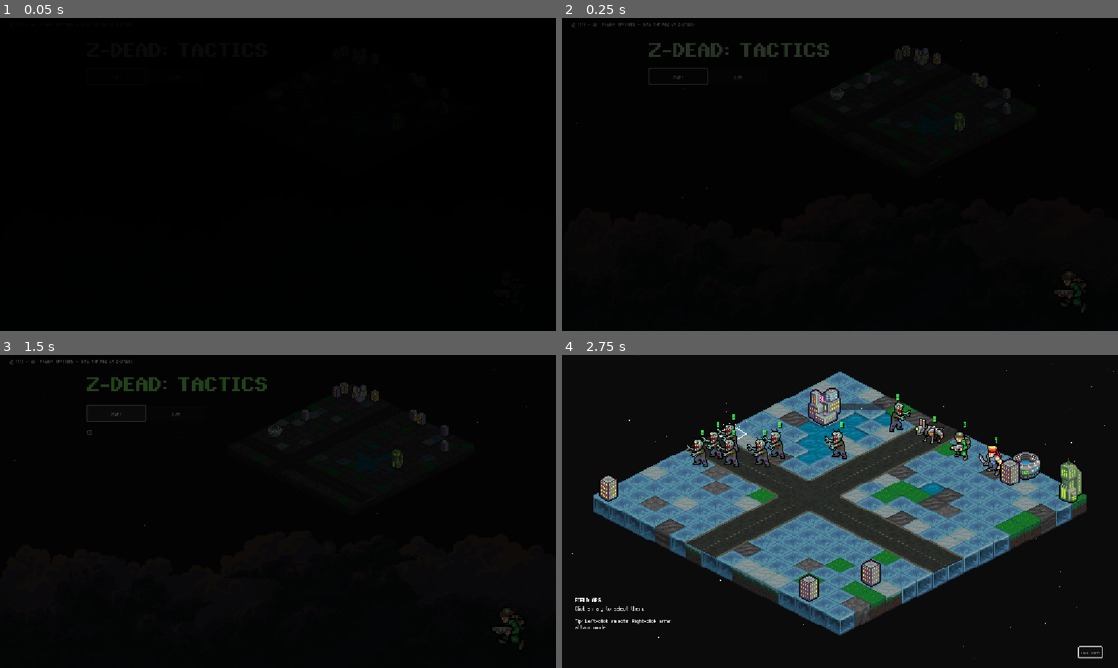
Above: before the commit, frames 1-4 (two rows, left to right).
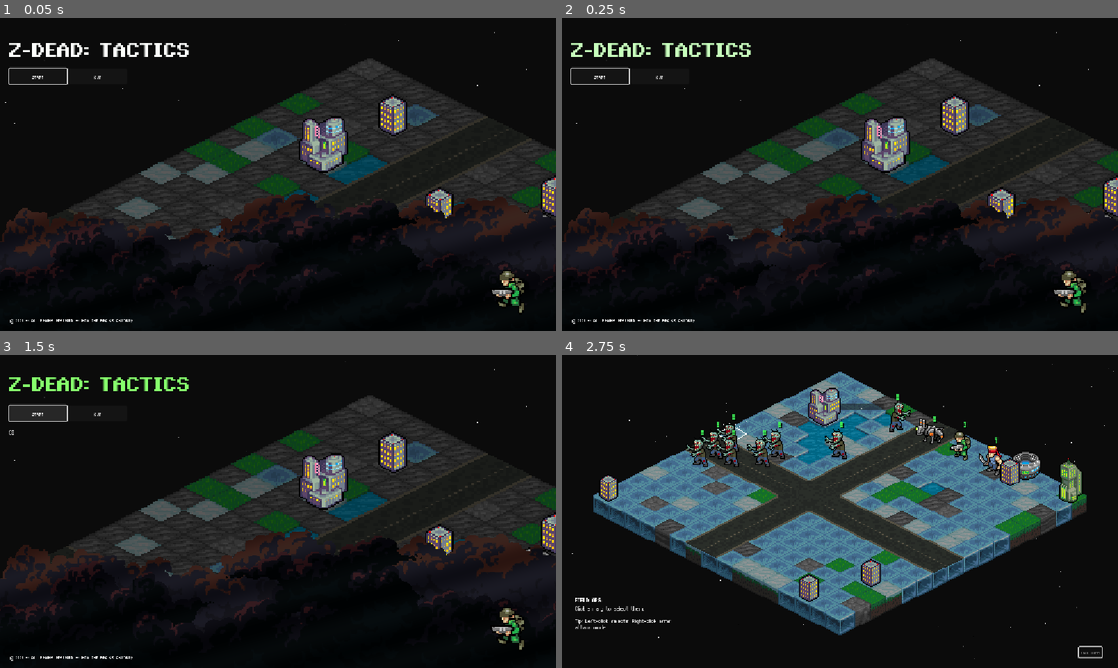
Above: after the commit, the same moments.

Repository: Tekknobot/MEKIII
Game: Godot game, scene res://scenes/title_screen.tscn
Two runs of this game, one before a commit and one after it. Both use one fixed random seed, a clock stepped at 60 frames per second and the inputs below. This scene is started directly instead of the project's main scene.
Inputs:
- Up to frame 1 (0.05 s): no input
- Up to frame 2 (0.25 s): no input
- Up to frame 3 (1.5 s): click "Start" at 0.5 s; click "Start" at 1.25 s
- Up to frame 4 (2.75 s): click "End Turn" at 2 s

The runs differ from the first frame. In frame 1, 33% of the frame differs, in the area x 0-100%, y 4-98%; in frame 2, 30%; in frame 3, 29%; in frame 4, nothing differs.

Commit message:
Title screen touch ups.

Diff:
--- a/scenes/Game.tscn
+++ b/scenes/Game.tscn
@@ -431,7 +431,7 @@
 title_font = ExtResource("52_px4p2")
 body_font = ExtResource("53_x0rj3")
 button_font = ExtResource("32_1gdd5")
-title_font_size = 16
+title_font_size = 32
 body_font_size = 16
 button_font_size = 16
 desc_font = ExtResource("53_x0rj3")
--- a/scenes/title_screen.tscn
+++ b/scenes/title_screen.tscn
@@ -12,6 +12,7 @@
 [ext_resource type="PackedScene" uid="uid://bm1g128j70kea" path="res://scenes/StarNight.tscn" id="10_tklts"]
 [ext_resource type="Texture2D" uid="uid://sh0qp53v5skq" path="res://sprites/Clouds/Re_ Indie Developer from Toronto, Canada looking for pixel mech artist_/layer2.png" id="11_ib7db"]
 [ext_resource type="Texture2D" uid="uid://bkumpbg4gebvj" path="res://sprites/Clouds/Re_ Indie Developer from Toronto, Canada looking for pixel mech artist_/layer1.png" id="12_frs5l"]
+[ext_resource type="Shader" uid="uid://184giwfb5rkg" path="res://shaders/wobble_shimmer.gdshader" id="13_12ga3"]
 [ext_resource type="Script" uid="uid://dc2tnq1wwbdig" path="res://scripts/weather_particles.gd" id="13_frs5l"]
 [ext_resource type="Script" uid="uid://dkqyh6slusnok" path="res://scripts/title_screen_map.gd" id="14_jr68i"]
 [ext_resource type="Texture2D" uid="uid://by1nnygq8fbib" path="res://sprites/Terrain/dirt.png" id="15_b344i"]
@@ -27,6 +28,14 @@
 [ext_resource type="Texture2D" uid="uid://c1pruacv3xra5" path="res://sprites/Terrain/roads/16.png" id="21_aidx5"]
 [ext_resource type="Texture2D" uid="uid://bp4obyr2a6lhr" path="res://sprites/Terrain/roads/17.png" id="22_6uh13"]
 [ext_resource type="Texture2D" uid="uid://bkcixujm222r0" path="res://sprites/Terrain/roads/18.png" id="23_y8m2v"]
+
+[sub_resource type="ShaderMaterial" id="ShaderMaterial_yrrko"]
+shader = ExtResource("13_12ga3")
+shader_parameter/wobble_strength = 0.6
+shader_parameter/wobble_speed = 1.3
+shader_parameter/shimmer_strength = 0.18
+shader_parameter/shimmer_speed = 1.8
+shader_parameter/pixelate = 2.0
 
 [sub_resource type="TileSetAtlasSource" id="TileSetAtlasSource_r0uj2"]
 texture = ExtResource("15_b344i")
@@ -203,17 +212,10 @@
 [node name="StarryNight" parent="." instance=ExtResource("10_tklts")]
 z_index = -4096
 
-[node name="Copyright" type="Label" parent="."]
-layout_mode = 0
-offset_left = 22.0
-offset_top = 6.0
-offset_right = 534.0
-offset_bottom = 19.0
-theme_override_fonts/font = ExtResource("2_sa3yf")
-text = "© 2026 -- All Brains Reserved -- Into the Brains anyone?"
-
 [node name="CloudsA" type="TextureRect" parent="."]
 modulate = Color(0.2508181, 0.25081813, 0.2508181, 1)
+z_index = 4096
+material = SubResource("ShaderMaterial_yrrko")
 layout_mode = 0
 offset_left = -87.0
 offset_top = 306.0
@@ -223,6 +225,8 @@
 
 [node name="CloudsB" type="TextureRect" parent="."]
 modulate = Color(0.2508181, 0.25081813, 0.2508181, 1)
+z_index = 4096
+material = SubResource("ShaderMaterial_yrrko")
 layout_mode = 0
 offset_left = -96.0
 offset_top = 304.0
@@ -230,7 +234,18 @@
 offset_bottom = 661.0
 texture = ExtResource("12_frs5l")
 
+[node name="Copyright" type="Label" parent="."]
+z_index = 4096
+layout_mode = 0
+offset_left = 22.0
+offset_top = 619.0
+offset_right = 534.0
+offset_bottom = 632.0
+theme_override_fonts/font = ExtResource("2_sa3yf")
+text = "© 2026 -- All Brains Reserved -- Into the Brains anyone?"
+
 [node name="Thumbnail" type="TextureRect" parent="."]
+z_index = 4096
 layout_mode = 0
 offset_left = 1016.0
 offset_top = 512.0
@@ -241,9 +256,9 @@
 
 [node name="Center" type="VBoxContainer" parent="."]
 layout_mode = 0
-offset_left = 181.0
+offset_left = 19.0
 offset_top = 37.0
-offset_right = 693.0
+offset_right = 531.0
 offset_bottom = 154.0
 
 [node name="Title" type="Label" parent="Center"]
@@ -269,14 +284,16 @@
 text = "Quit"
 
 [node name="StoryClip" type="Control" parent="."]
+z_index = 4096
 custom_minimum_size = Vector2(120, 120)
 anchors_preset = 0
-offset_left = 181.0
+offset_left = 19.0
 offset_top = 153.0
-offset_right = 375.0
+offset_right = 213.0
 offset_bottom = 273.0
 
 [node name="Story" type="RichTextLabel" parent="StoryClip"]
+z_index = 4096
 custom_minimum_size = Vector2(120, 120)
 layout_mode = 0
 offset_top = 1.0
@@ -286,6 +303,7 @@
 theme_override_font_sizes/normal_font_size = 16
 
 [node name="Fade" type="ColorRect" parent="."]
+visible = false
 z_index = 4096
 layout_mode = 0
 offset_left = -26.0
@@ -303,7 +321,8 @@
 follow_camera = false
 
 [node name="Map" type="Node2D" parent="."]
-position = Vector2(713, 69)
+position = Vector2(718, 107)
+scale = Vector2(3, 3)
 script = ExtResource("14_jr68i")
 building_scenes = Array[PackedScene]([null, ExtResource("15_htdhw"), ExtResource("16_12ga3"), ExtResource("17_yrrko"), ExtResource("18_aidx5")])
 unique_building_scenes = Array[PackedScene]([ExtResource("16_12ga3"), ExtResource("17_yrrko"), ExtResource("18_aidx5")])
--- a/scripts/end_game_panel_runtime.gd
+++ b/scripts/end_game_panel_runtime.gd
@@ -111,7 +111,7 @@
 	center.add_child(panel)
 	# Panel background style (controls transparency)
 	var sb := StyleBoxFlat.new()
-	sb.bg_color = Color(0.05, 0.05, 0.05, 0.85)  # ← last value is alpha
+	sb.bg_color = Color(0.05, 0.05, 0.05, 1.0)  # ← last value is alpha
 	sb.border_color = Color(0.3, 0.3, 0.3, 1.0)
 	sb.border_width_left = 2
 	sb.border_width_right = 2
--- a/scripts/tutorial_manager.gd
+++ b/scripts/tutorial_manager.gd
@@ -170,7 +170,7 @@
 		"ally_moved":
 			if step == Step.INTRO_MOVE:
 				_advance(Step.INTRO_ATTACK)
-				#_on_you_win()
+				_on_you_win()
 
 		"attack_mode_armed":
 			# don't auto-advance, just reinforce if they're stuck
--- a/shaders/outline_1px.gdshader
+++ b/shaders/outline_1px.gdshader
@@ -1,31 +1,28 @@
 shader_type canvas_item;
 
-uniform vec4 outline_color : source_color = vec4(1.0, 1.0, 0.2, 1.0);
+uniform vec4 outline_color : source_color = vec4(0.0, 0.0, 0.0, 1.0);
 uniform float thickness_px = 1.0;
 
 void fragment() {
-	vec4 col = texture(TEXTURE, UV);
+	// ✅ This contains Modulate/SelfModulate tint
+	vec4 modulate = COLOR;
 
-	// Compute 1px in UV space
+	vec4 tex = texture(TEXTURE, UV);
 	vec2 px = TEXTURE_PIXEL_SIZE * thickness_px;
 
-	// Sample neighbors alpha
 	float neighbor_alpha =
-		texture(TEXTURE, UV + vec2(px.x, 0.0)).a +
+		texture(TEXTURE, UV + vec2( px.x, 0.0)).a +
 		texture(TEXTURE, UV + vec2(-px.x, 0.0)).a +
-		texture(TEXTURE, UV + vec2(0.0, px.y)).a +
+		texture(TEXTURE, UV + vec2(0.0,  px.y)).a +
 		texture(TEXTURE, UV + vec2(0.0, -px.y)).a;
 
-	// If original pixel exists → draw original
-	// Else if neighbor exists → draw outline
-	// Else → transparent
-	if (col.a > 0.0) {
-		COLOR = col;
-	}
-	else if (neighbor_alpha > 0.0) {
-		COLOR = outline_color;
-	}
-	else {
+	if (tex.a > 0.0) {
+		// sprite, preserving modulation
+		COLOR = tex * modulate;
+	} else if (neighbor_alpha > 0.0) {
+		// outline, also preserving modulation
+		COLOR = outline_color * modulate;
+	} else {
 		COLOR = vec4(0.0);
 	}
 }
--- /dev/null
+++ b/shaders/wobble_shimmer.gdshader
@@ -0,0 +1,38 @@
+shader_type canvas_item;
+
+uniform float wobble_strength = 0.6;     // 0.2–1.2
+uniform float wobble_speed = 1.3;        // 0.5–2.5
+uniform float shimmer_strength = 0.18;   // 0.05–0.35
+uniform float shimmer_speed = 1.8;       // 0.5–3.0
+uniform float pixelate = 1.0;            // keep 1.0 for pixel art
+
+void fragment() {
+	// preserve inspector modulation
+	vec4 modulate = COLOR;
+
+	// pixel-snapped UV (keeps it crunchy)
+	vec2 uv = UV;
+	vec2 px = TEXTURE_PIXEL_SIZE * pixelate;
+	uv = floor(uv / px) * px + px * 0.5;
+
+	// cheap “cloudy” wobble using sine layers
+	float t = TIME;
+	float w =
+		sin((uv.y * 18.0) + t * wobble_speed) +
+		sin((uv.x * 14.0) - t * (wobble_speed * 0.8));
+	w *= 0.5;
+
+	uv.x += w * TEXTURE_PIXEL_SIZE.x * wobble_strength;
+	uv.y += sin((uv.x * 16.0) + t * (wobble_speed * 0.6)) * TEXTURE_PIXEL_SIZE.y * (wobble_strength * 0.6);
+
+	vec4 tex = texture(TEXTURE, uv);
+
+	// shimmer only where there’s alpha (inside the cloud)
+	float s = sin((UV.x + UV.y) * 22.0 + t * shimmer_speed) * 0.5 + 0.5;
+	float shimmer = (s - 0.5) * 2.0 * shimmer_strength;
+
+	vec4 out_col = tex;
+	out_col.rgb = clamp(out_col.rgb + shimmer * tex.a, 0.0, 1.0);
+
+	COLOR = out_col * modulate;
+}
Not shown: 7 places in scenes/Game.tscn that only renumber resources
Not shown: 1 places in scenes/title_screen.tscn that only renumber resources
Not shown, added: shaders/wobble_shimmer.gdshader.uid
